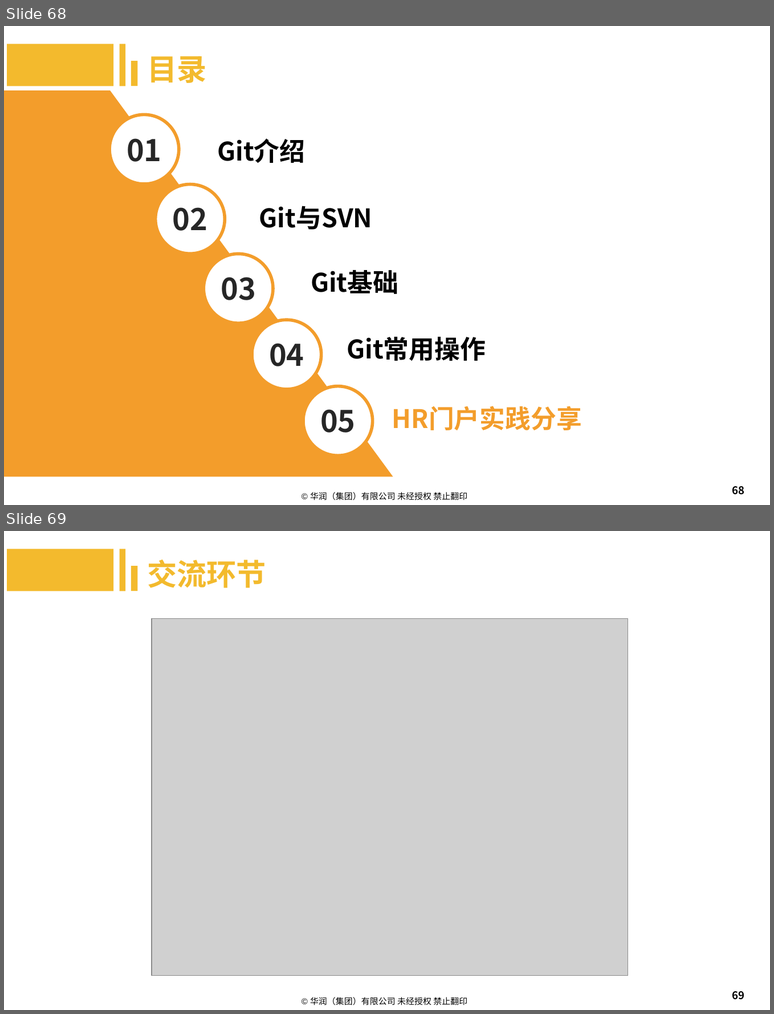
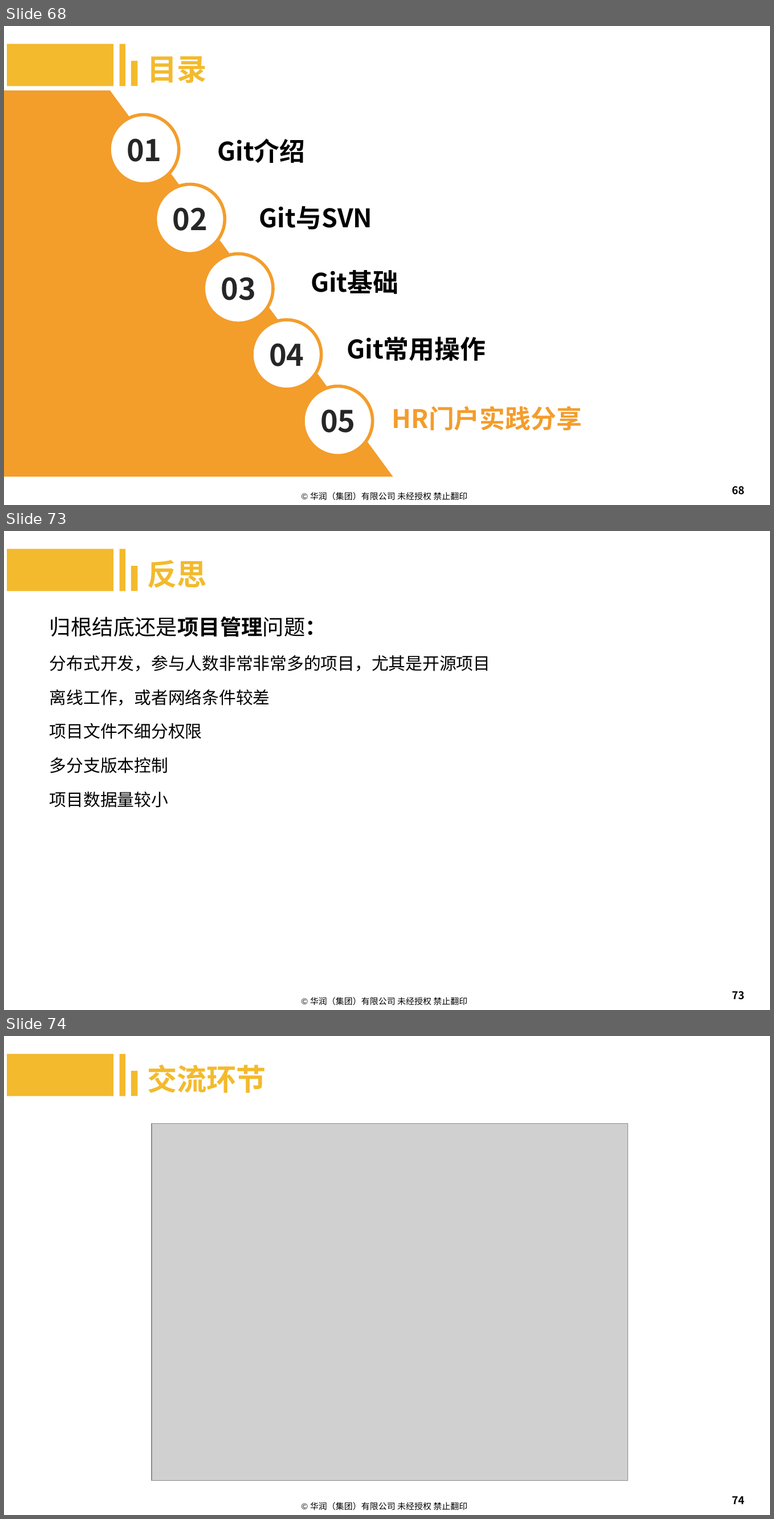
Before and after one commit to machenzhao/git-present, a slide deck: Git.pptx. Shown one above the other, each under a label of ours: slides 68 and 69 before the commit, slides 68, 73 and 74 after it; the slides between them are not shown. The pictures are 774x1014 and 774x1519 pixels, drawn with LibreOffice and Linux fonts; fonts in the diff are those of the drawing; grey boxes stand for pictures; background and template pictures are left out. Boxes give left, top, right and bottom in pixels: in the first picture for what was removed or moved away, otherwise in the second. Text is boxed around its words. In the diff, an @@ line names an element or a change of style, - is before the commit and + after.

```diff
--- a/Git.pptx
+++ b/Git.pptx
@@ slide 73 added at box(4, 531, 770, 1010), background #FFFFFF; not listed: 1 template element that a slide beside it also shows @@
@@ rectangle added at box(7, 549, 113, 591), fill #F3BA2D @@
@@ rectangle added at box(120, 549, 126, 591), fill #F3BA2D @@
@@ text added at box(147, 560, 206, 588), 28 pt, text #F3BA2D, bold @@
+反思
@@ rectangle added at box(131, 566, 138, 591), fill #F3BA2D @@
@@ text added at box(50, 616, 491, 807), 16 pt, text #000000 @@
+归根结底还是项目管理问题：
+分布式开发，参与人数非常非常多的项目，尤其是开源项目
+离线工作，或者网络条件较差
+项目文件不细分权限
+多分支版本控制
+项目数据量较小
@@ page number added at box(732, 991, 744, 1000), 10 pt, text #000000 @@
+73
@@ what was slide 69 is now slide 74 @@
@@ page number at box(732, 1496, 744, 1504): text changed @@
-69
+74
```
Also in this commit, not shown: 1 slide changed, 4 other slides added, 2 other files.
